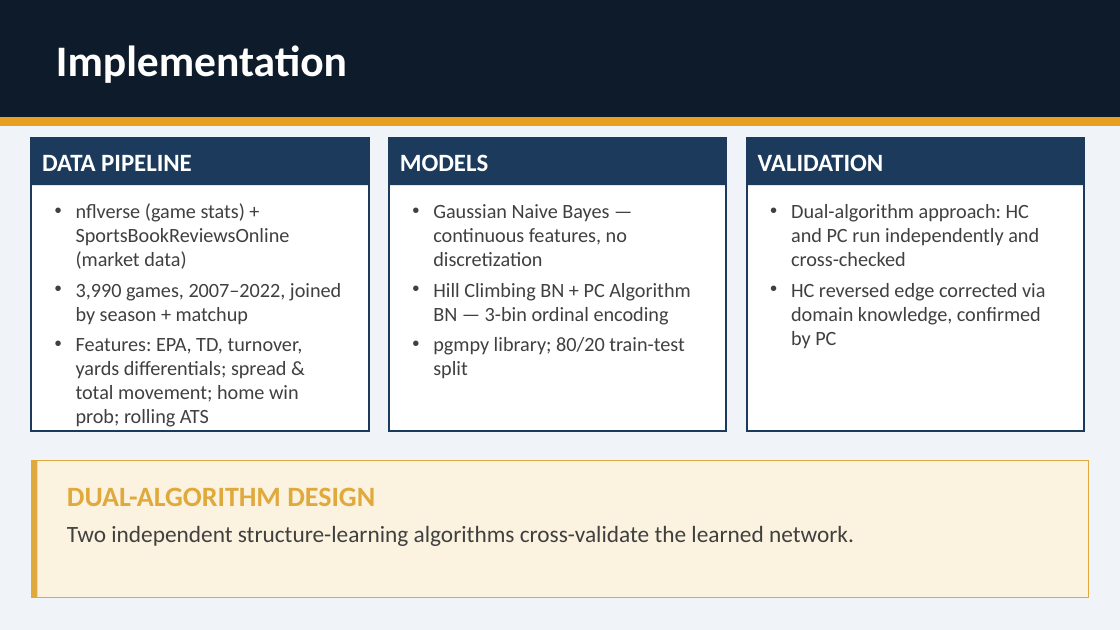
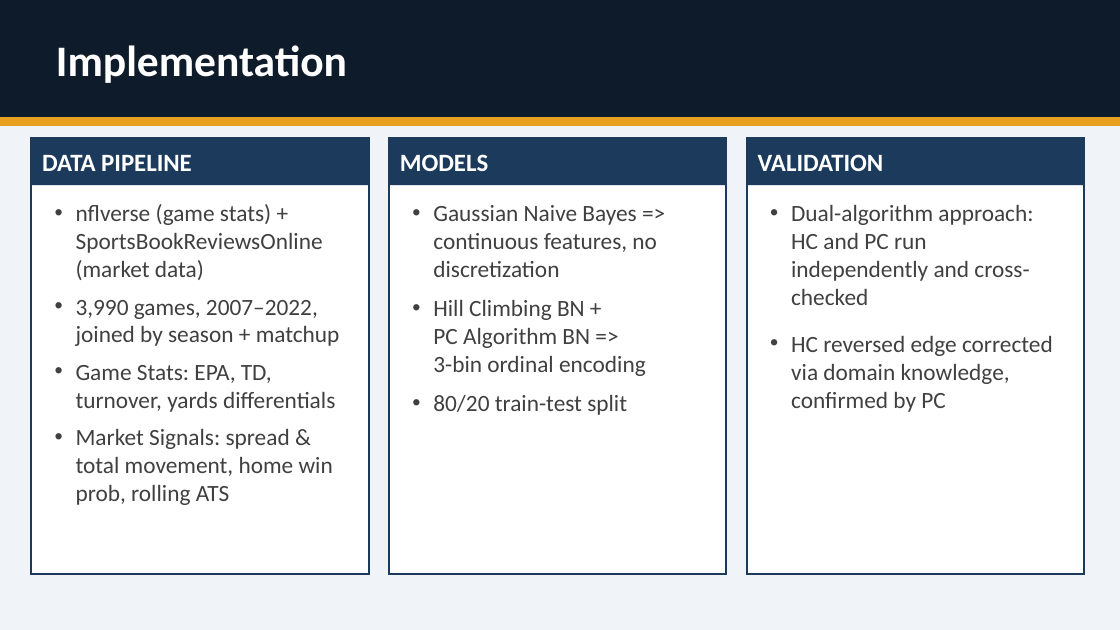
Before and after one commit to lelandweeks/NFL-Bayesian-Network-Market-Signals, a slide deck: slide 9 of docs/final_report/cs610_final_report_presentation.pptx (slide 7 before the commit). Drawn at 1120x630 pixels with LibreOffice and Linux fonts; fonts in the diff are those of the drawing. Boxes give left, top, right and bottom in pixels: in the first picture for what was removed or moved away, otherwise in the second. Text is boxed around its words. In the diff, an @@ line names an element or a change of style, - is before the commit and + after.

```diff
--- a/docs/final_report/cs610_final_report_presentation.pptx
+++ b/docs/final_report/cs610_final_report_presentation.pptx
@@ rectangle: place and size @@
-rectangle at (31,139,368,431)
+rectangle at (31,139,368,575)
@@ rectangle: place and size @@
-rectangle at (389,139,726,431)
+rectangle at (389,139,726,575)
@@ rectangle: place and size @@
-rectangle at (747,139,1084,431)
+rectangle at (747,139,1084,575)
@@ text at (76,204,340,346): size 13 to 15 pt in "nflverse (game stats) + SportsBookReviewsOnline (market data ...", "3,990 games, 2007–2022, joined by season + ..."; line spacing 15.5pt to 1; more space between paragraphs @@
@@ text at (433,205,657,415): text changed; size 13 to 15 pt @@
-• Gaussian Naive Bayes — continuous features, no discretization
-• Hill Climbing BN + PC Algorithm BN — 3-bin ordinal encoding
-• pgmpy library; 80/20 train-test split
+• Gaussian Naive Bayes => continuous features, no discretization
+• Hill Climbing BN +
+  PC Algorithm BN =>
+  3-bin ordinal encoding
+• 80/20 train-test split
@@ text "Dual-algorithm approach: HC and PC ..." at (791,205,1053,412): size 13 to 15 pt; line spacing 15.5pt to 1; more space between paragraphs @@
@@ text at (76,365,335,505): text changed; size 13 to 15 pt @@
-• Features: EPA, TD, turnover, yards differentials; spread & total movement; home win prob; rolling ATS
+• Game Stats: EPA, TD, turnover, yards differentials
+• Market Signals: spread & total movement, home win prob, rolling ATS
@@ rectangle removed at (31,460,1089,597) @@
@@ rectangle removed at (31,460,38,597) @@
@@ text removed at (67,487,375,506) @@
-DUAL-ALGORITHM DESIGN
@@ text removed at (67,526,854,546) @@
-Two independent structure-learning algorithms cross-validate the learned network.
```
Also in this commit, not shown: 4 other slides changed, 4 slides added, 2 slides removed, 3 other files.
